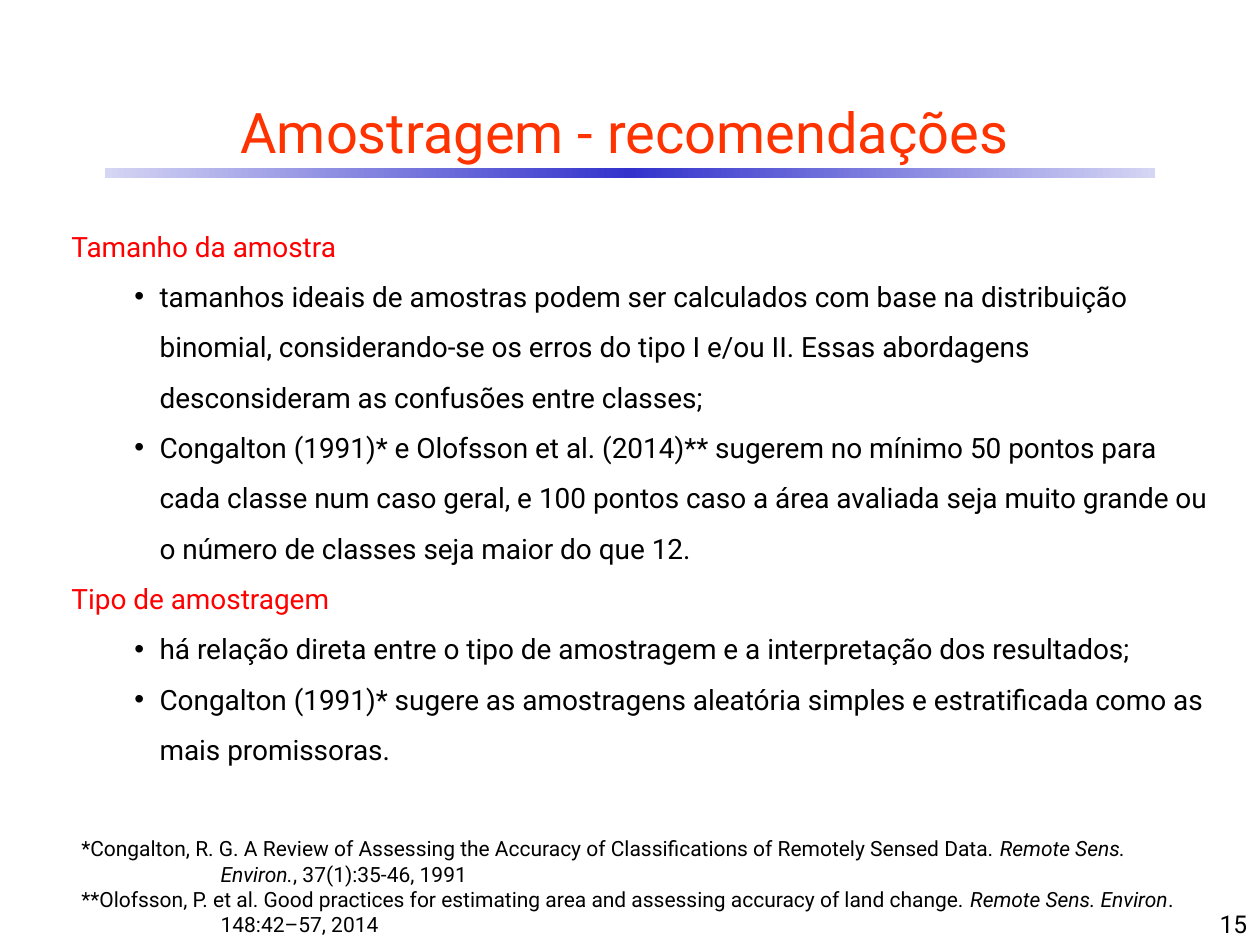
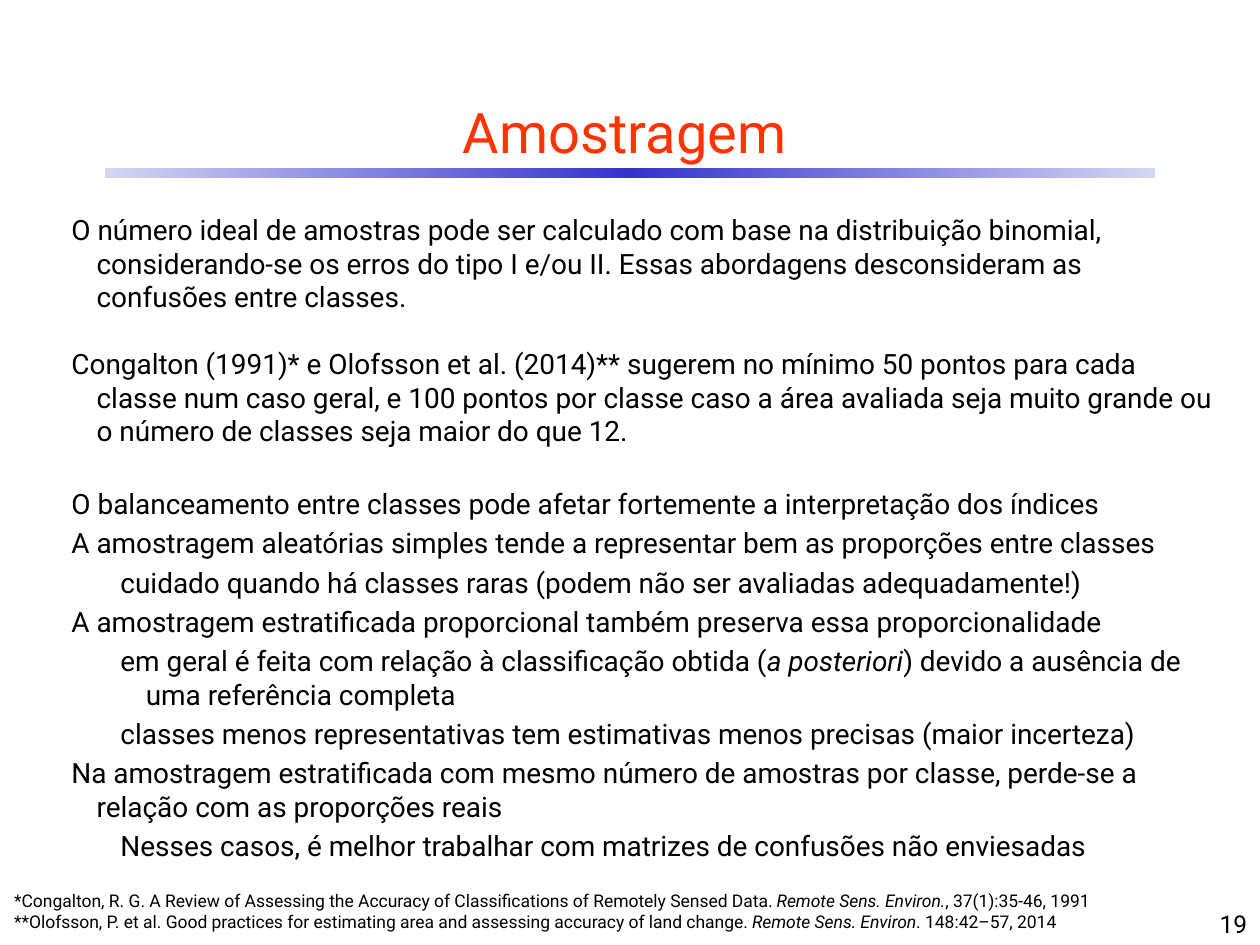
Before and after one commit to CDRenno/Estatistica, a slide deck: slide 19 of ppt/12AvalClass.pptx (slide 15 before the commit). Drawn at 1260x945 pixels with LibreOffice and Linux fonts; fonts in the diff are those of the drawing. Boxes give left, top, right and bottom in pixels: in the first picture for what was removed or moved away, otherwise in the second. Text is boxed around its words. In the diff, an @@ line names an element or a change of style, - is before the commit and + after.

```diff
--- a/ppt/12AvalClass.pptx
+++ b/ppt/12AvalClass.pptx
@@ title at <box>463,113,786,165</box>: text changed @@
-Amostragem - recomendações
+Amostragem
@@ text at <box>71,219,1211,860</box>: text changed @@
-Tamanho da amostra
-  • tamanhos ideais de amostras podem ser calculados com base na distribuição binomial, considerando-se os erros do tipo I e/ou II. Essas abordagens desconsideram as confusões entre classes;
-  • Congalton (1991)* e Olofsson et al. (2014)** sugerem no mínimo 50 pontos para cada classe num caso geral, e 100 pontos caso a área avaliada seja muito grande ou o número de classes seja maior do que 12.
-Tipo de amostragem
-  • há relação direta entre o tipo de amostragem e a interpretação dos resultados;
-  • Congalton (1991)* sugere as amostragens aleatória simples e estratificada como as mais promissoras.
+  O número ideal de amostras pode ser calculado com base na distribuição binomial, considerando-se os erros do tipo I e/ou II. Essas abordagens desconsideram as confusões entre classes.
+  Congalton (1991)* e Olofsson et al. (2014)** sugerem no mínimo 50 pontos para cada classe num caso geral, e 100 pontos por classe caso a área avaliada seja muito grande ou o número de classes seja maior do que 12.
+O balanceamento entre classes pode afetar fortemente a interpretação dos índices
+A amostragem aleatórias simples tende a representar bem as proporções entre classes
+cuidado quando há classes raras (podem não ser avaliadas adequadamente!)
+A amostragem estratificada proporcional também preserva essa proporcionalidade
+em geral é feita com relação à classificação obtida (a posteriori) devido a ausência de uma referência completa
+classes menos representativas tem estimativas menos precisas (maior incerteza)
+Na amostragem estratificada com mesmo número de amostras por classe, perde-se a relação com as proporções reais
+Nesses casos, é melhor trabalhar com matrizes de confusões não enviesadas
@@ text "*Congalton, R. G. A Review ...": place and size @@
-text "*Congalton, R. G. A Review ..." at <box>81,840,1174,935</box>
+text "*Congalton, R. G. A Review ..." at <box>14,893,1089,932</box>
@@ text "*Congalton, R. G. A Review ..." at <box>14,893,1089,932</box>: size 12 to 10 pt @@
@@ page number at <box>1220,915,1248,933</box>: text changed @@
-15
+19
```
Also in this commit, not shown: 45 other slides changed, 18 slides added, 11 slides removed, 1 other file.
